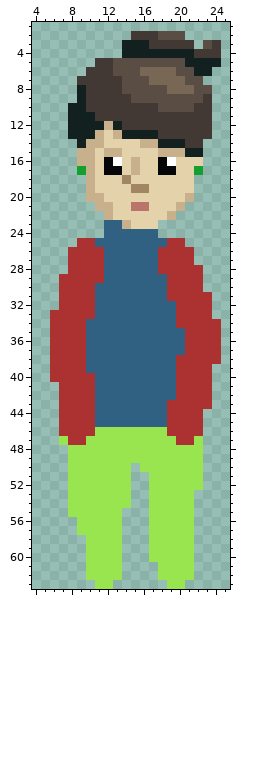
Two states of a pixel-art file, dev_tools/Aseprite Files/main.aseprite. That is the earlier state.
32x64 pixels, 1 frame. Shown: x 4..25, y 1..63.
Now the later version:
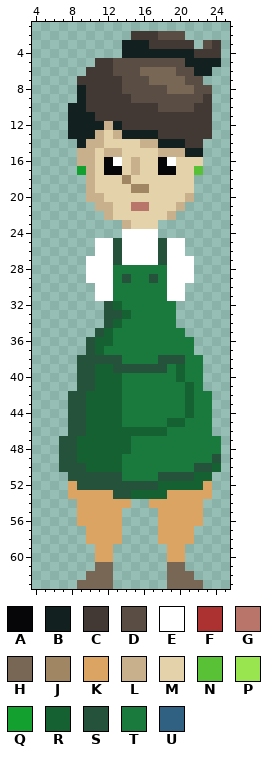
Palette (. is transparent): A #060608  B #122020  C #423934  D #5a4e44  E #ffffff  F #ac3232  G #ba756a  H #796755  J #a08662  K #dba463  L #c7b08b  M #e4d2aa  N #59c135  P #99e550  Q #14a02e  R #156132  S #24523b  T #1a7a3e  U #306082
Edits made:
layer "legs" added
layer "shoes" added
layer "torso" added
layer "apron" added
layer "head" added
layer "Layer 3" removed
layer "Layer 1" removed
layer "Layer 4" removed
layer "Layer 2" removed
Changed rows in their new state; - is an unchanged pixel.
first column x 22:
17 N
first column x 6:
23 ------..-----------
24 ------..EEEE-------
25 ---..EESEEEESEE----
26 --...EESEEEESEE.---
27 --..EEESEEEESEEE---
28 --..EEETTTTTTEEE.--
29 -...EEETSTTSTEEE.--
30 -....EETTTTTTEE..--
31 -....EETTTTTTEE...-
32 -.....SRTTTTTT....-
33 ......SSRTTTTT....-
34 ......SRTTTTTT.....
35 .....SRTTTTTTTT....
36 ....SRRTTTTTTTTT...
37 ....SRTTTTTTTTTT...
38 ...SSSSSTTTTSSSTT..
39 ...SSRRSSSSSSTRTT.-
40 ...SSRRRTTTTTTRTT.-
41 -..SSRRRTTTTTTTRT.-
42 -.SSRRRRTTTTTTTRTT-
43 -.SSRRRRTTTTTTTRTT-
44 -.SSRRRRTTTTTTTRTT-
45 -.SSRRRRTTTTTRRTTT-
46 -.SSRRRRRRRRRTTTTT-
47 -SSRRRRRRTTTTTTTTTT
48 -SSRRRRRRTTTTTTTTTT
49 -SSRRRRRTTTTTTTTTTS
50 -SSSRRRRTTTTTTTTSSR
51 --SSSSSSTTTTSSSSRR-
52 --KSSSSSSSSSRRRRRK-
53 --KKKKKSSRRRRKKKKK-
54 --.KKKKKK--KKKKKK--
55 --.KKKKK---.KKKKK--
56 ---KKKKK---.KKKKK--
57 ---.KKKK---.KKKK---
58 ----KKKK---.KKKK---
59 ----.KK.---..KK.---
60 ----.KK.---..KK.---
61 ----.HH.----.HH.---
62 ----HHH.----.HHH---
63 ---HHHH------HHHH--
Boxes around the changes in both pictures, in picture pixels (x1, y1, x2, y2):
changed: (194, 166, 203, 175)
changed: (50, 220, 221, 589)
